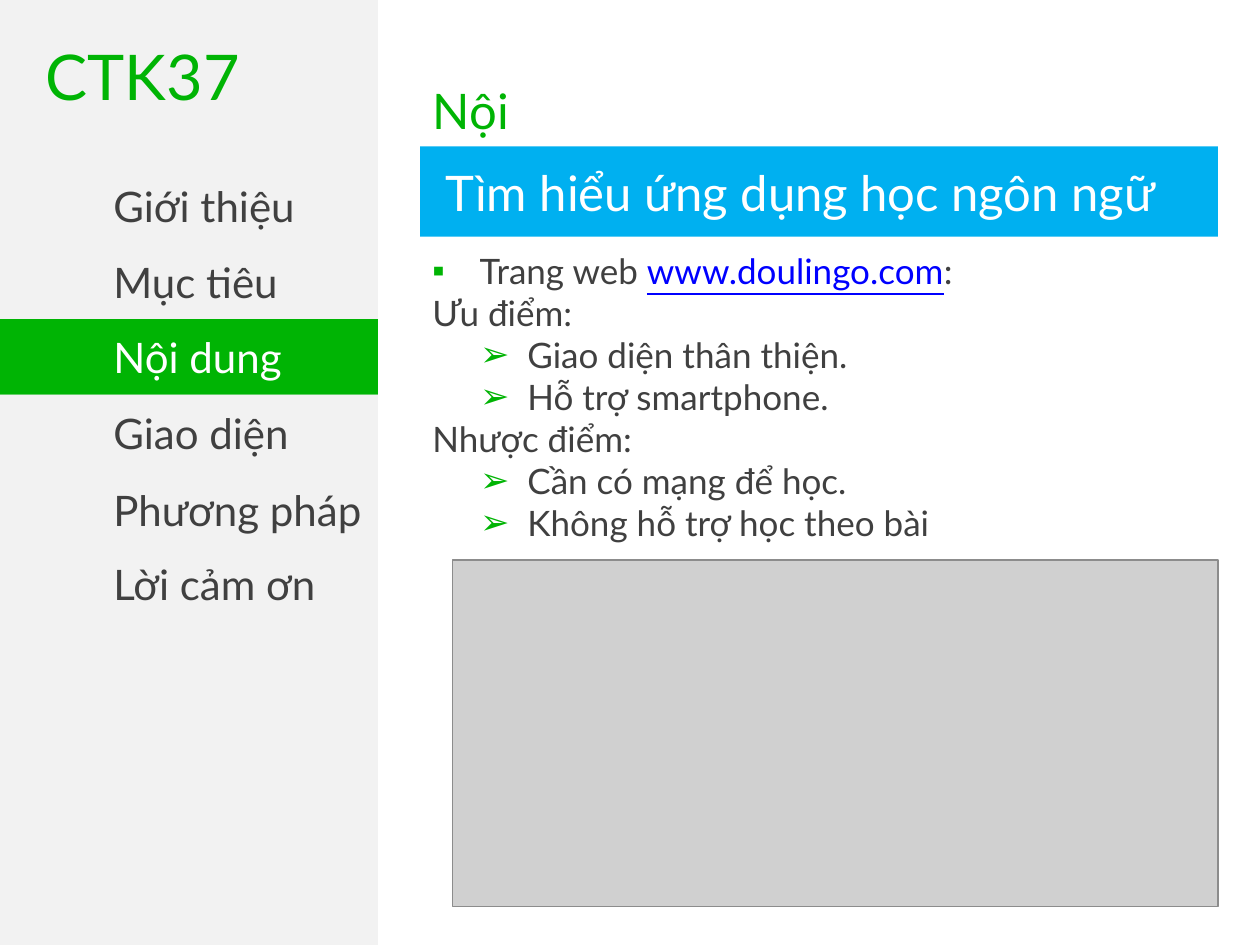
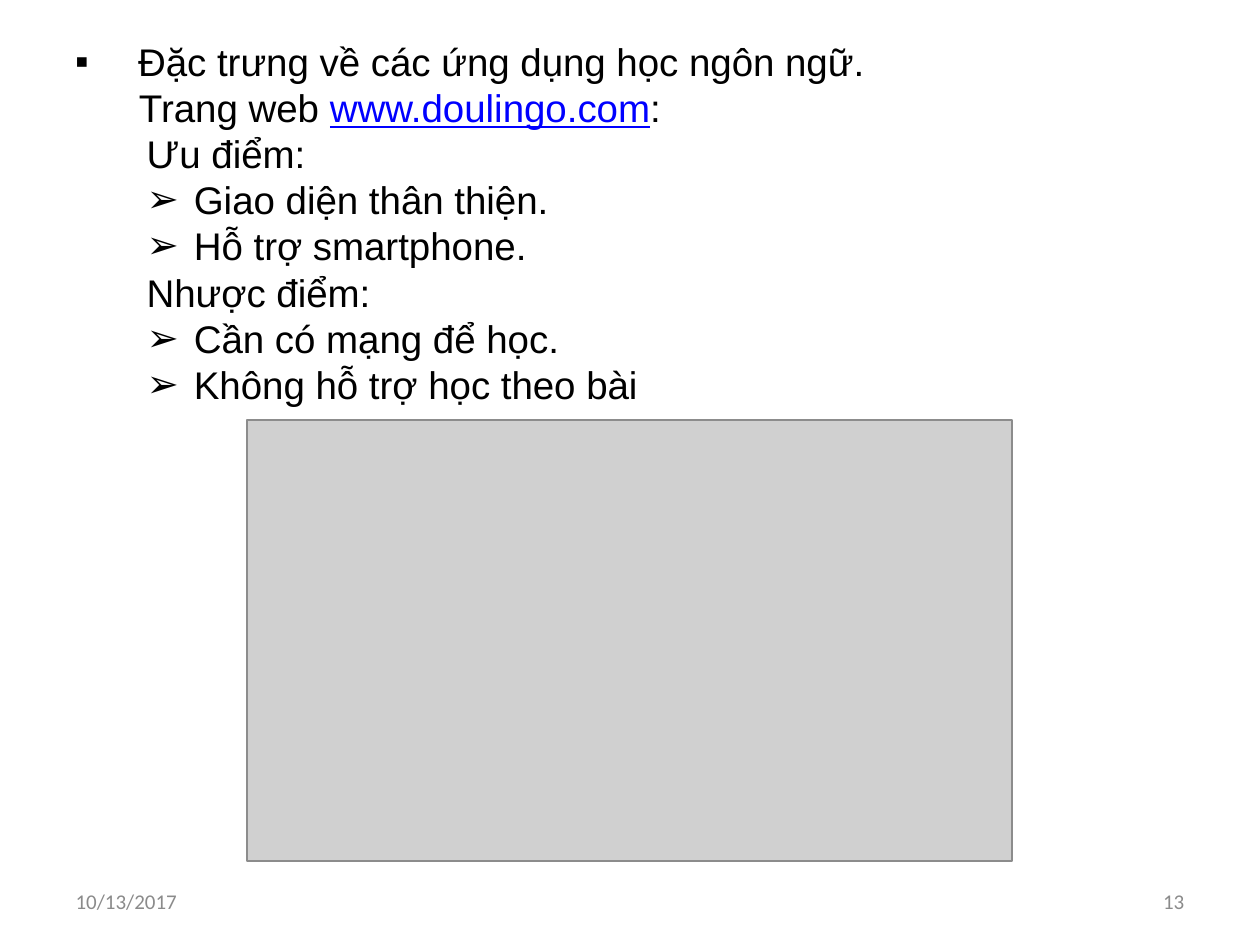
Before and after one commit to khanhvinhit/Do-An, a slide deck: slide 13 of THESIS/DACN_UD_Hoc_KHo_CTK37_ThuyetTrinh_06102017.pptx (slide 15 before the commit). Drawn at 1260x945 pixels with LibreOffice and Linux fonts; fonts in the diff are those of the drawing; grey boxes stand for pictures. Boxes give left, top, right and bottom in pixels: in the first picture for what was removed or moved away, otherwise in the second. Text is boxed around its words. In the diff, an @@ line names an element or a change of style, - is before the commit and + after.

```diff
--- a/THESIS/DACN_UD_Hoc_KHo_CTK37_ThuyetTrinh_06102017.pptx
+++ b/THESIS/DACN_UD_Hoc_KHo_CTK37_ThuyetTrinh_06102017.pptx
@@ rectangle removed at box(0, 0, 378, 945) @@
@@ text removed at box(46, 54, 240, 101) @@
-CTK37
@@ text "Đặc trưng về các ứng ...": place and size @@
-text "Đặc trưng về các ứng ..." at box(432, 258, 953, 543)
+text "Đặc trưng về các ứng ..." at box(138, 46, 864, 407)
@@ text "Đặc trưng về các ứng ..." at box(138, 46, 864, 407): vertical alignment top to middle @@
@@ text at box(138, 46, 864, 83): paragraph added @@
+▪ Đặc trưng về các ứng dụng học ngôn ngữ.
@@ text at box(139, 94, 661, 407): size 20 to 22 pt, font Lato to Arial, text colour #404040 to #000000 in "Trang web www.doulingo.com:", "Ưu điểm:", "Giao diện thân thiện.", "Hỗ trợ smartphone." and 3 more places; bullet ▪ to none; indent changed @@
@@ text removed at box(433, 93, 540, 198) @@
-Nội dung
@@ rectangle removed at box(420, 146, 1217, 237) @@
-Tìm hiểu ứng dụng học ngôn ngữ
@@ text removed at box(113, 191, 294, 230) @@
-Giới thiệu
@@ rectangle removed at box(0, 243, 378, 319) @@
-Mục tiêu
@@ rectangle removed at box(0, 319, 378, 394) @@
-Nội dung
@@ rectangle removed at box(0, 394, 378, 470) @@
-Giao diện
@@ picture: place and size @@
-picture at box(452, 561, 1217, 907)
+picture at box(247, 420, 1012, 861)
@@ text removed at box(113, 495, 361, 534) @@
-Phương pháp
@@ text removed at box(113, 569, 315, 601) @@
-Lời cảm ơn
@@ text added at box(76, 894, 177, 910), 12 pt, text #8C8C8C @@
+10/13/2017
@@ page number added at box(1163, 895, 1184, 909), 12 pt, text #8C8C8C @@
+13
```
Also in this commit, not shown: 13 other slides changed, 12 slides added, 16 slides removed, 4 other files.
